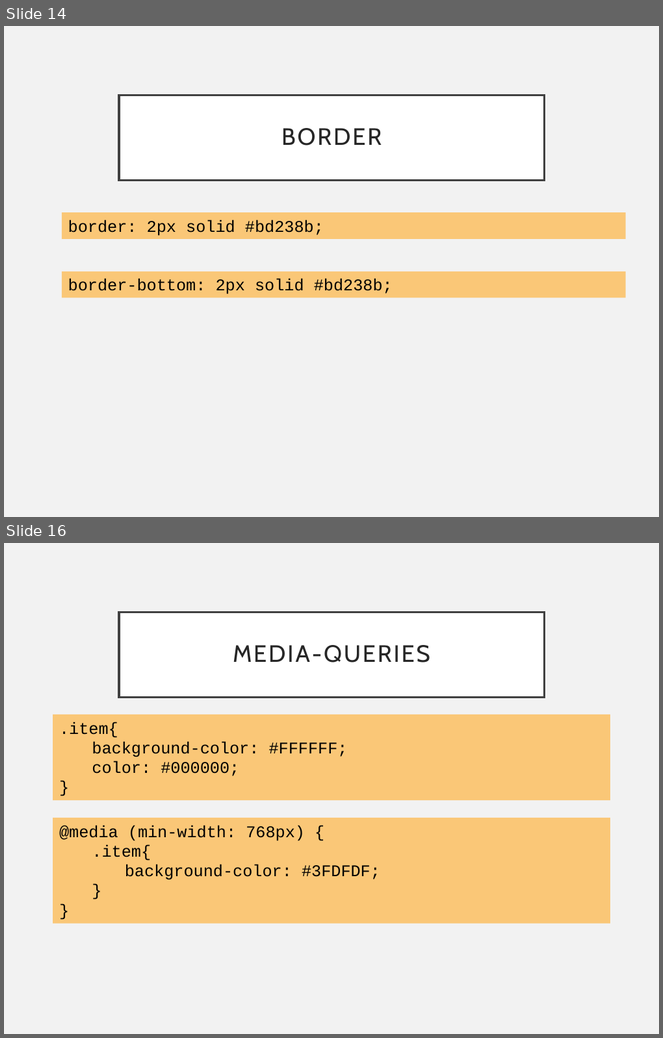
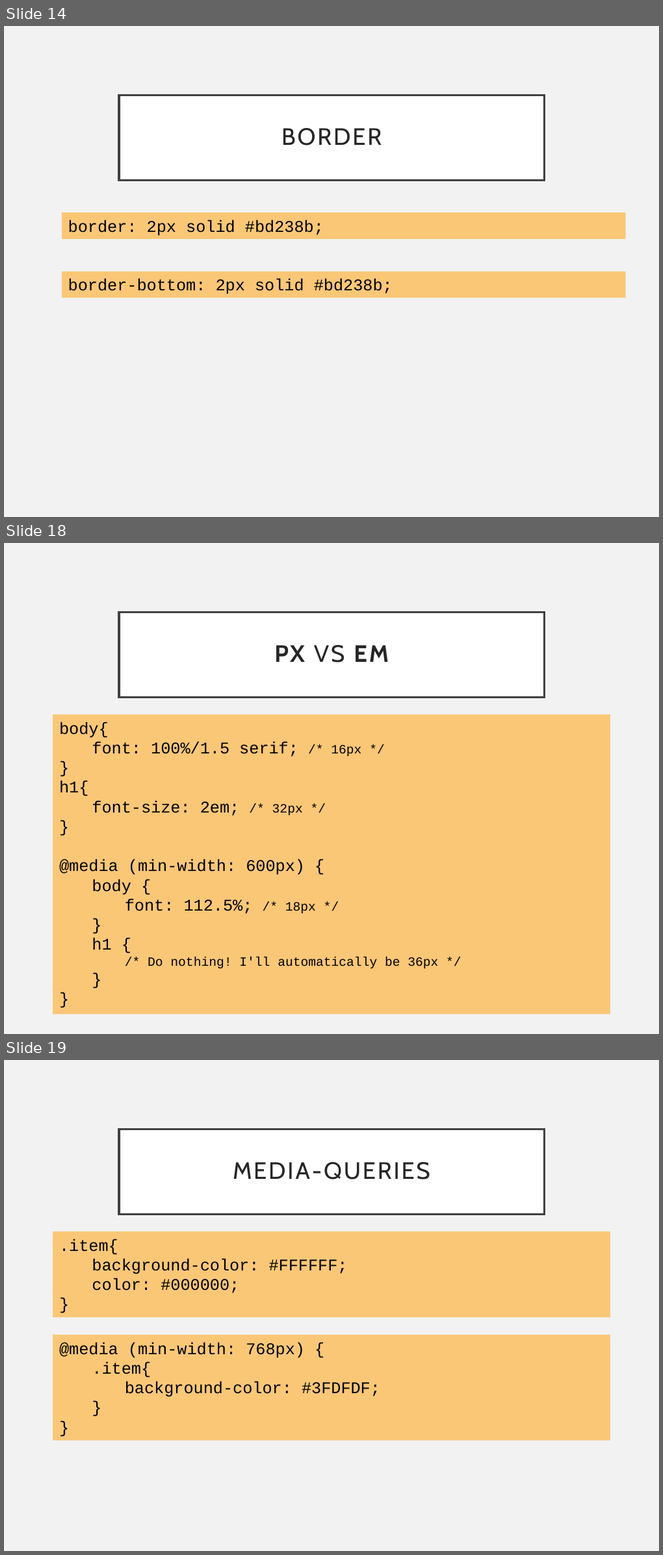
Before and after one commit to katholiek-onderwijs-vlaanderen/cssworkshop, a slide deck: presentation.pptx. Shown one above the other, each under a label of ours: slides 14 and 16 before the commit, slides 14, 18 and 19 after it; the slides between them are not shown. The pictures are 663x1038 and 663x1555 pixels, drawn with LibreOffice and Linux fonts; fonts in the diff are those of the drawing. Boxes give left, top, right and bottom in pixels: in the first picture for what was removed or moved away, otherwise in the second. Text is boxed around its words. In the diff, an @@ line names an element or a change of style, - is before the commit and + after.

```diff
--- a/presentation.pptx
+++ b/presentation.pptx
@@ slide 18 added at [4, 543, 659, 1034], background #F2F2F2 @@
@@ title added at [119, 612, 545, 697], fill #FFFFFF, outline #404040 2.5 pt, 26 pt, text #262626, bold @@
+PX VS EM
@@ rectangle added at [53, 715, 610, 1015], fill #FAC777, 18 pt, text #000000 @@
+body{
+font: 100%/1.5 serif; /* 16px */
+}
+h1{
+font-size: 2em; /* 32px */
+}
+@media (min-width: 600px) {
+body {
+font: 112.5%; /* 18px */
+}
+h1 {
+/* Do nothing! I'll automatically be 36px */
+}
+}
@@ what was slide 16 is now slide 19 @@
```
Also in this commit, not shown: 3 slides changed, 4 other slides added, 1 slide removed, 1 other file.
